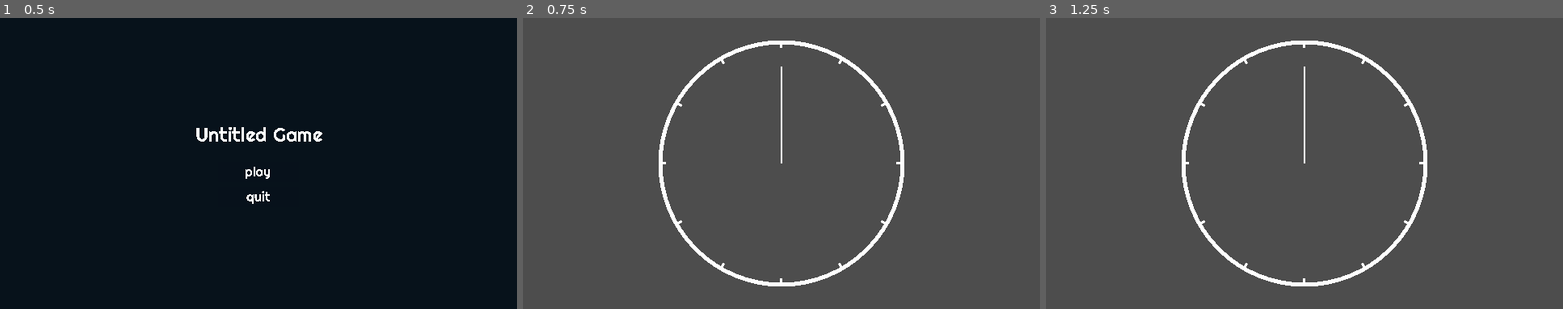
Above: before the commit, frames 1-3 (left to right).
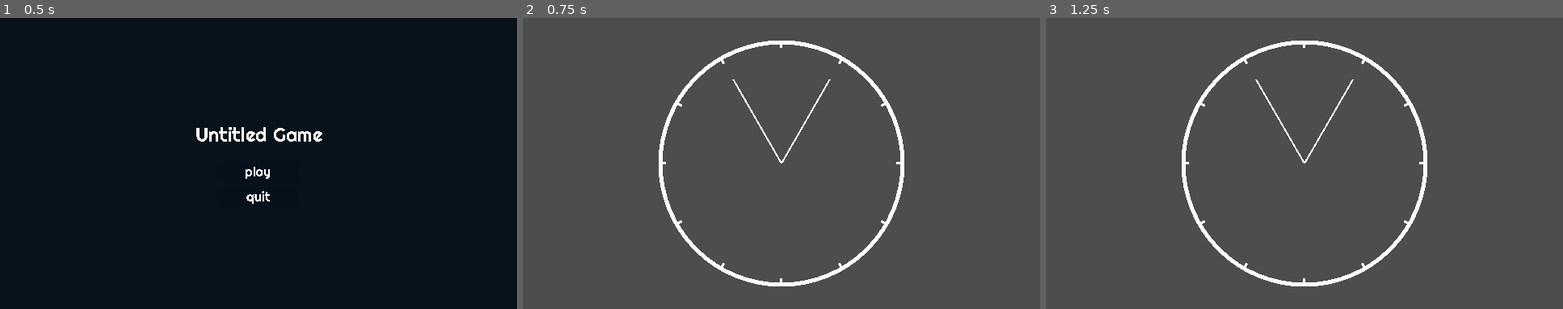
Above: after the commit, the same moments.

Repository: jollyroger182/clocked-in
Game: Godot game, scene res://scenes/menu/menu.tscn
Same seed, same stepped clock (60 frames per second), same inputs: the game is played once before the commit and once after it. Sound files missing from this copy of the repository are replaced by a short silence.
Inputs:
- Up to frame 1 (0.5 s): no input
- Up to frame 2 (0.75 s): click "play" at 0.5 s
- Up to frame 3 (1.25 s): no input

Frame 1 is identical in both runs. In frame 2, 0.3% of the frame differs, in the area x 40-60%, y 16-50%; in frame 3, 0.3%.

Commit message:
aaaaaaaaaaaaa

Diff:
--- a/scenes/game/hand.gd
+++ b/scenes/game/hand.gd
@@ -27,10 +27,10 @@
 
 
 func tick():
-	current_tick = ((current_tick + stride) % 60 + 60) % 60
-	rotation_degrees = 6 * current_tick
+	current_tick = current_tick + stride
+	#rotation_degrees = 6 * current_tick
 	var rot_deg = 6 * current_tick
 	var tween := create_tween()
 	tween.set_trans(Tween.TRANS_EXPO)
 	tween.set_ease(Tween.EASE_OUT)
-	tween.tween_property(self, "rotation_degrees", rot_deg, spb)
+	tween.tween_property(self, "rotation_degrees", rot_deg, 0.2)
--- a/scenes/game/hands.gd
+++ b/scenes/game/hands.gd
@@ -36,7 +36,7 @@
 	hand.time = event["time"]
 	add_child(hand)
 	hands[id] = hand
-	tick_count[id] = 1
+	tick_count[id] = 0
 
 
 func modify_hand(event: Dictionary):
@@ -47,7 +47,7 @@
 	hand.bpm = event["bpm"]
 	hand.stride = event["stride"]
 	hand.time = event["time"]
-	tick_count[id] = 1
+	tick_count[id] = 0
 
 
 func remove_hand(id: int):
